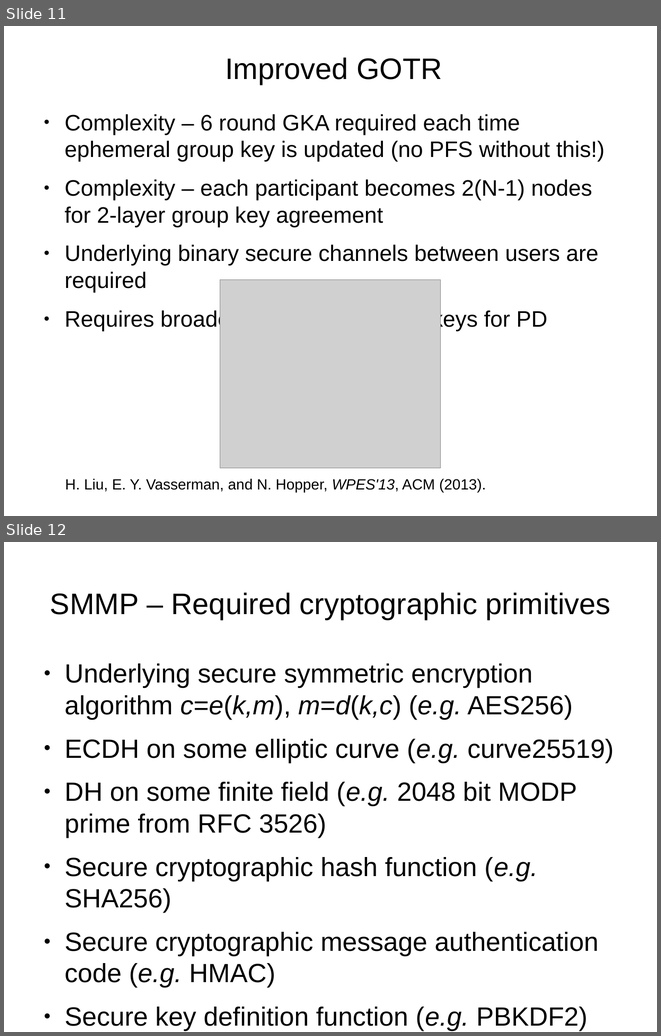
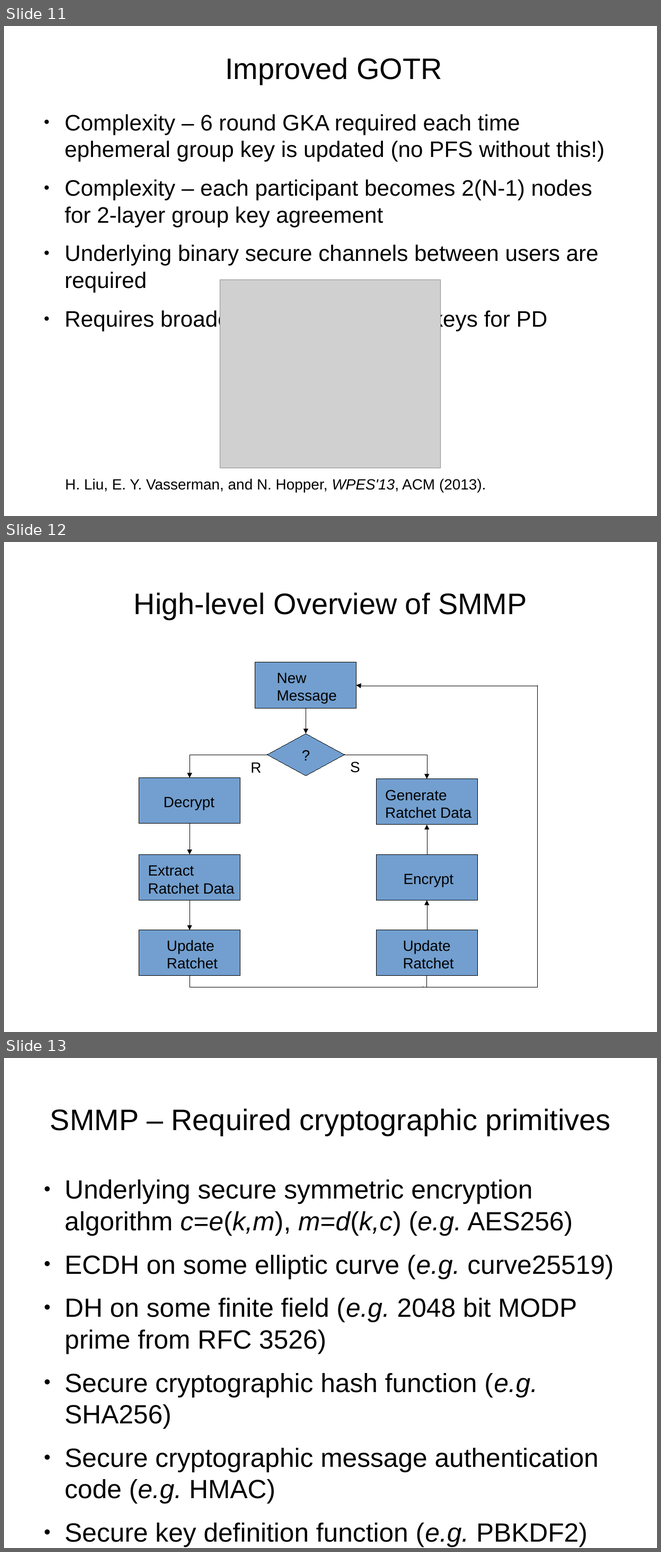
Before and after one commit to rxcomm/smmp, a slide deck: spec/slideshow.odp. Shown one above the other, each under a label of ours: slides 11 and 12 before the commit, slides 11, 12 and 13 after it. The pictures are 661x1036 and 661x1552 pixels, drawn with LibreOffice and Linux fonts; fonts in the diff are those of the drawing; grey boxes stand for pictures. Boxes give left, top, right and bottom in pixels: in the first picture for what was removed or moved away, otherwise in the second. Text is boxed around its words. In the diff, an @@ line names an element or a change of style, - is before the commit and + after.

```diff
--- a/spec/slideshow.odp
+++ b/spec/slideshow.odp
@@ slide 12 added at box(4, 542, 657, 1032), background #FFFFFF @@
@@ title added at box(134, 592, 527, 619), 36 pt, text #000000 @@
+High-level Overview of SMMP
@@ rectangle added at box(255, 662, 356, 708), fill #729FCF, outline #000000 0 pt @@
@@ text added at box(277, 672, 337, 704), 18 pt, text #000000 @@
+New
+Message
@@ elbow line added from (190, 976) to (538, 686), #000000 0 pt @@
@@ elbow arrow added from (538, 686) to (356, 686), #000000 0 pt @@
@@ elbow arrow added from (306, 708) to (306, 733), #000000 0 pt @@
@@ diamond added at box(267, 733, 344, 775), fill #729FCF, outline #000000 0 pt @@
@@ text added at box(296, 743, 316, 765), 18 pt, text #000000 @@
+?
@@ elbow arrow added from (267, 755) to (190, 778), #000000 0 pt @@
@@ text added at box(250, 762, 261, 773), 18 pt, text #000000 @@
+R
@@ elbow arrow added from (345, 755) to (427, 779), #000000 0 pt @@
@@ text added at box(350, 761, 360, 773), 18 pt, text #000000 @@
+S
@@ rectangle added at box(139, 778, 240, 823), fill #729FCF, outline #000000 0 pt @@
@@ rectangle added at box(377, 779, 478, 824), fill #729FCF, outline #000000 0 pt @@
@@ text added at box(385, 790, 471, 818), 18 pt, text #000000 @@
+Generate
+Ratchet Data
@@ text added at box(164, 796, 214, 810), 18 pt, text #000000 @@
+Decrypt
@@ elbow arrow added from (190, 823) to (190, 854), #000000 0 pt @@
@@ elbow arrow added from (427, 854) to (427, 824), #000000 0 pt @@
@@ rectangle added at box(139, 854, 240, 900), fill #729FCF, outline #000000 0 pt @@
@@ rectangle added at box(377, 854, 478, 900), fill #729FCF, outline #000000 0 pt @@
@@ text added at box(148, 865, 235, 894), 18 pt, text #000000 @@
+Extract
+Ratchet Data
@@ text added at box(404, 873, 454, 886), 18 pt, text #000000 @@
+Encrypt
@@ elbow arrow added from (190, 900) to (190, 930), #000000 0 pt @@
@@ elbow arrow added from (427, 930) to (427, 900), #000000 0 pt @@
@@ rectangle added at box(139, 930, 240, 976), fill #729FCF, outline #000000 0 pt @@
@@ rectangle added at box(377, 930, 478, 976), fill #729FCF, outline #000000 0 pt @@
@@ text added at box(167, 940, 218, 969), 18 pt, text #000000 @@
+Update
+Ratchet
@@ text added at box(403, 940, 454, 969), 18 pt, text #000000 @@
+Update
+Ratchet
@@ elbow line added from (427, 976) to (424, 986), #000000 0 pt @@
@@ what was slide 12 is now slide 13 @@
```
Also in this commit, not shown: 2 slides changed, 1 other file.
